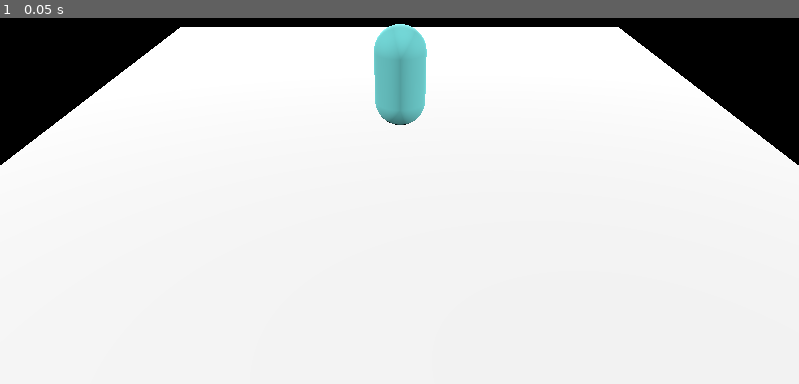
Above: before the commit, frame 1.
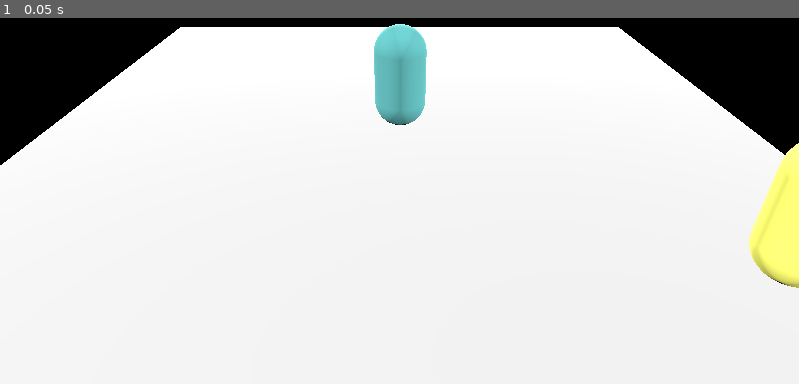
Above: after the commit, the same moment.

Repository: oserratr/MD-WorkInProgress
Game: Godot game, scene res://scene/structureproto.tscn
Same seed, same stepped clock (60 frames per second), same inputs: the game is played once before the commit and once after it. The project has no main scene, so this scene is started directly.
Inputs:
- Up to frame 1 (0.05 s): no input

The runs differ from the first frame. In frame 1, 1.6% of the frame differs, in the area x 93-100%, y 34-74%.

Commit message:
Update structureproto.tscn

Diff:
--- a/PROCESS/godot-prototype/Interaction-inspection/scene/structureproto.tscn
+++ b/PROCESS/godot-prototype/Interaction-inspection/scene/structureproto.tscn
@@ -28,6 +28,14 @@
 material = SubResource("StandardMaterial3D_n5ckc")
 
 [sub_resource type="CapsuleShape3D" id="CapsuleShape3D_kbvoe"]
+
+[sub_resource type="StandardMaterial3D" id="StandardMaterial3D_6qetn"]
+albedo_color = Color(1, 1, 0.435294, 1)
+
+[sub_resource type="CapsuleMesh" id="CapsuleMesh_yb6ec"]
+material = SubResource("StandardMaterial3D_6qetn")
+
+[sub_resource type="CapsuleShape3D" id="CapsuleShape3D_kab8i"]
 
 [node name="structureproto" type="Node3D"]
 
@@ -150,3 +158,13 @@
 keep_aspect = 0
 
 [node name="GameManager" type="Node3D" parent="."]
+
+[node name="NPCmere" type="CharacterBody3D" parent="." groups=["npc"]]
+
+[node name="Body" type="MeshInstance3D" parent="NPCmere"]
+transform = Transform3D(0.5, 0, 0, 0, 0.5, 0, 0, 0, 0.5, 2.46012, 0.579, 2.25914)
+mesh = SubResource("CapsuleMesh_yb6ec")
+
+[node name="BodyCollider" type="CollisionShape3D" parent="NPCmere"]
+transform = Transform3D(0.5, 0, 0, 0, 0.5, 0, 0, 0, 0.5, 2.46, 0.579, 2.259)
+shape = SubResource("CapsuleShape3D_kab8i")
Not shown: 1 places in PROCESS/godot-prototype/Interaction-inspection/scene/structureproto.tscn that only renumber resources
